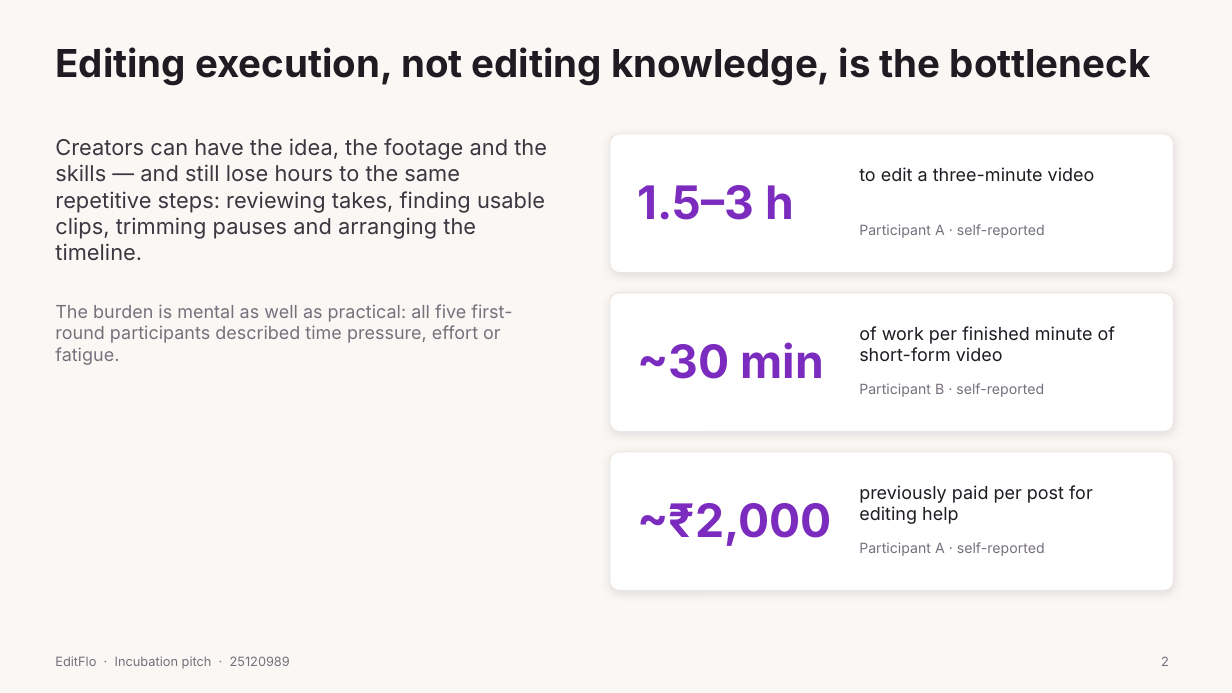
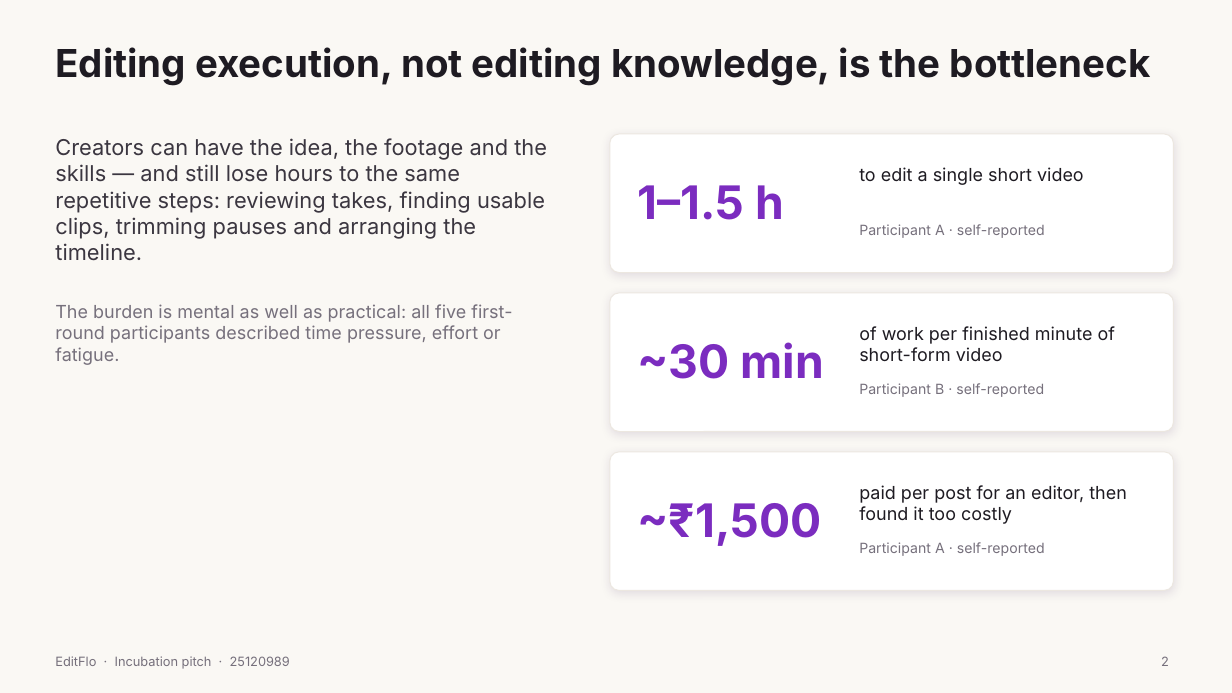
Before and after one commit to senkugen66-cmyk/youtube-content-help, a slide deck: slide 2 of editflo-submission/build/deck/deck.pptx. Drawn at 1232x693 pixels with LibreOffice and Linux fonts; fonts in the diff are those of the drawing. Boxes give left, top, right and bottom in pixels: in the first picture for what was removed or moved away, otherwise in the second. Text is boxed around its words. In the diff, an @@ line names an element or a change of style, - is before the commit and + after.

```diff
--- a/editflo-submission/build/deck/deck.pptx
+++ b/editflo-submission/build/deck/deck.pptx
@@ text at (x1=859, y1=167, x2=1084, y2=185): text changed @@
-to edit a three-minute video
+to edit a single short video
@@ text at (x1=638, y1=185, x2=784, y2=220): text changed @@
-1.5–3 h
+1–1.5 h
@@ text at (x1=638, y1=503, x2=822, y2=546): text changed @@
-~₹2,000
+~₹1,500
@@ text at (x1=859, y1=485, x2=1127, y2=524): text changed @@
-previously paid per post for editing help
+paid per post for an editor, then found it too costly
```
Also in this commit, not shown: 1 other slide changed, 10 other files.
